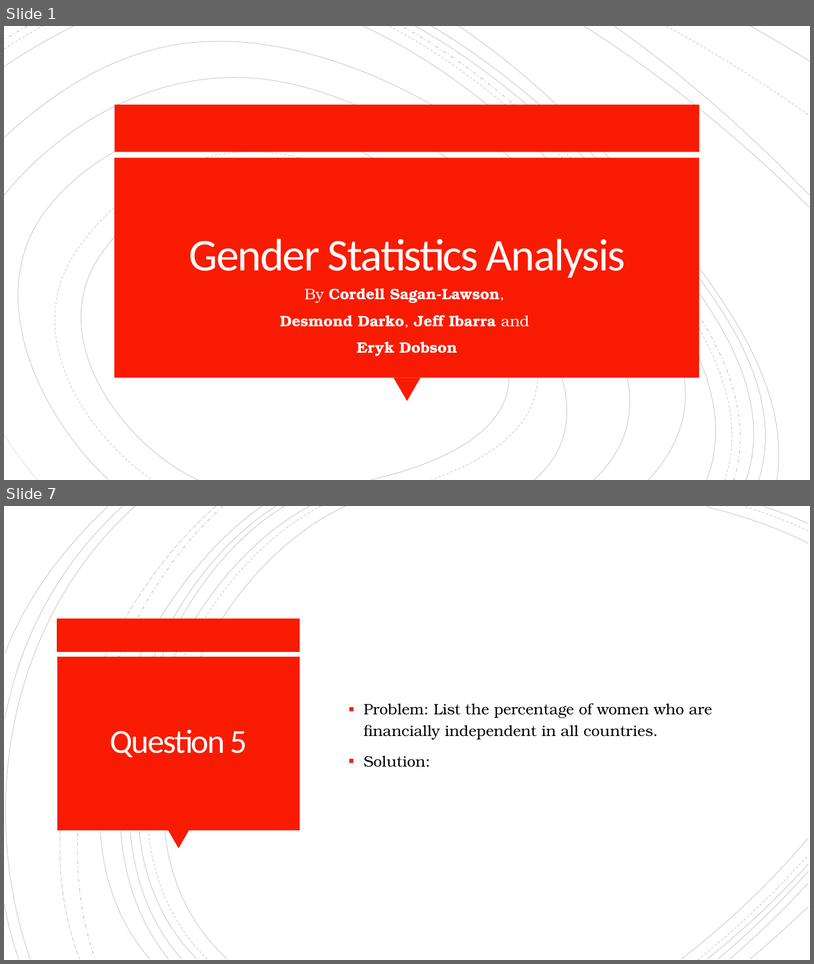
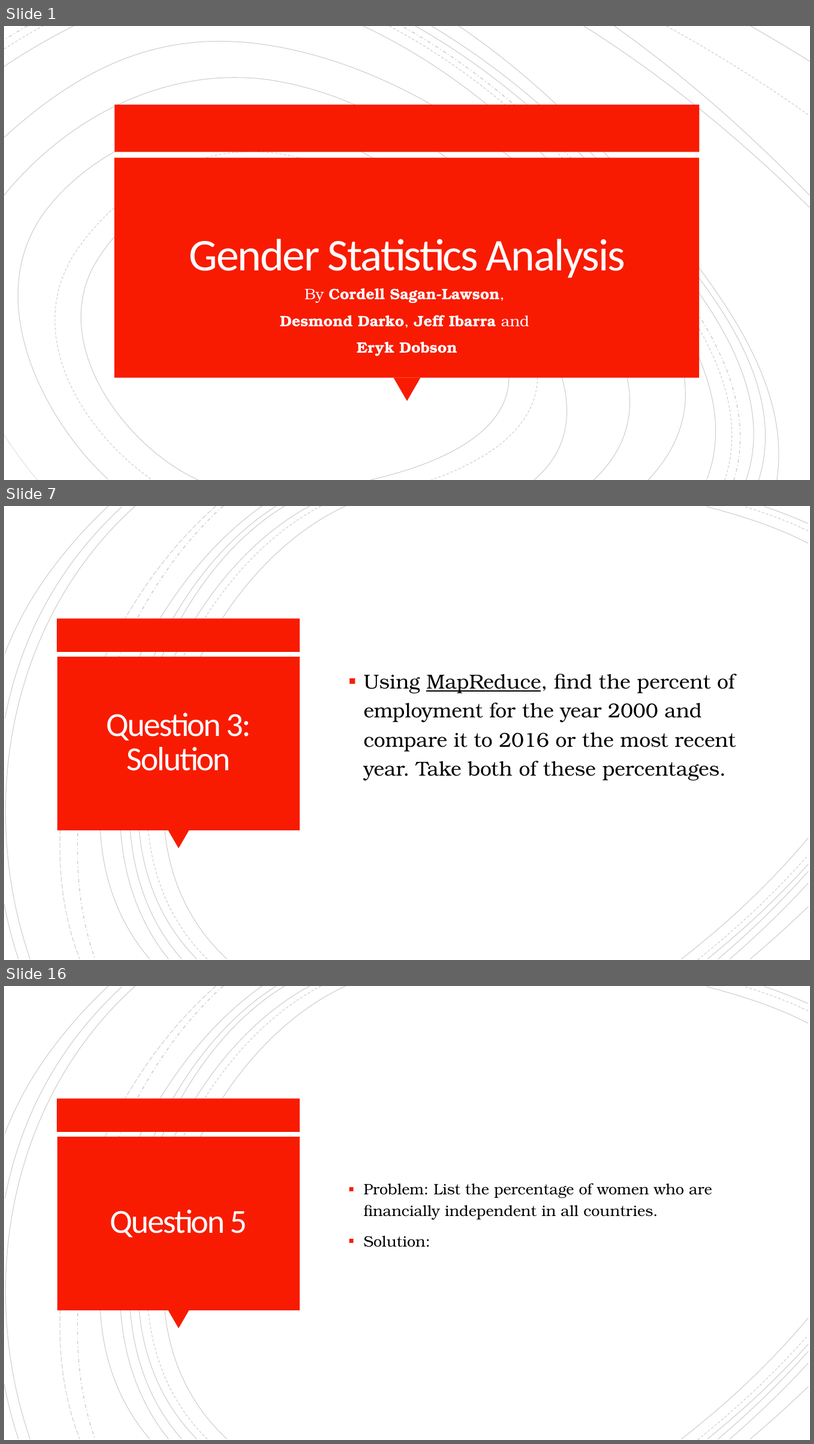
Before and after one commit to cordellsl/Project2, a slide deck: Project 2 Presentation.pptx. Shown one above the other, each under a label of ours: slides 1 and 7 before the commit, slides 1, 7 and 16 after it; the slides between them are not shown. The pictures are 814x964 and 814x1444 pixels, drawn with LibreOffice and Linux fonts; fonts in the diff are those of the drawing. Boxes give left, top, right and bottom in pixels: in the first picture for what was removed or moved away, otherwise in the second. Text is boxed around its words. In the diff, an @@ line names an element or a change of style, - is before the commit and + after.

```diff
--- a/Project 2 Presentation.pptx
+++ b/Project 2 Presentation.pptx
@@ slide 7 added at box(4, 506, 810, 960), background #FFFFFF; not listed: 24 template elements that a slide beside it also shows @@
@@ text added at box(364, 673, 736, 780), 24 pt, text #000000 @@
+▪ Using MapReduce, find the percent of employment for the year 2000 and compare it to 2016 or the most recent year. Take both of these percentages.
@@ title added at box(106, 712, 251, 771), 40 pt, text #FFFEFF @@
+Question 3:
+Solution
@@ what was slide 7 is now slide 16 @@
```
Also in this commit, not shown: 5 slides changed, 8 other slides added.
